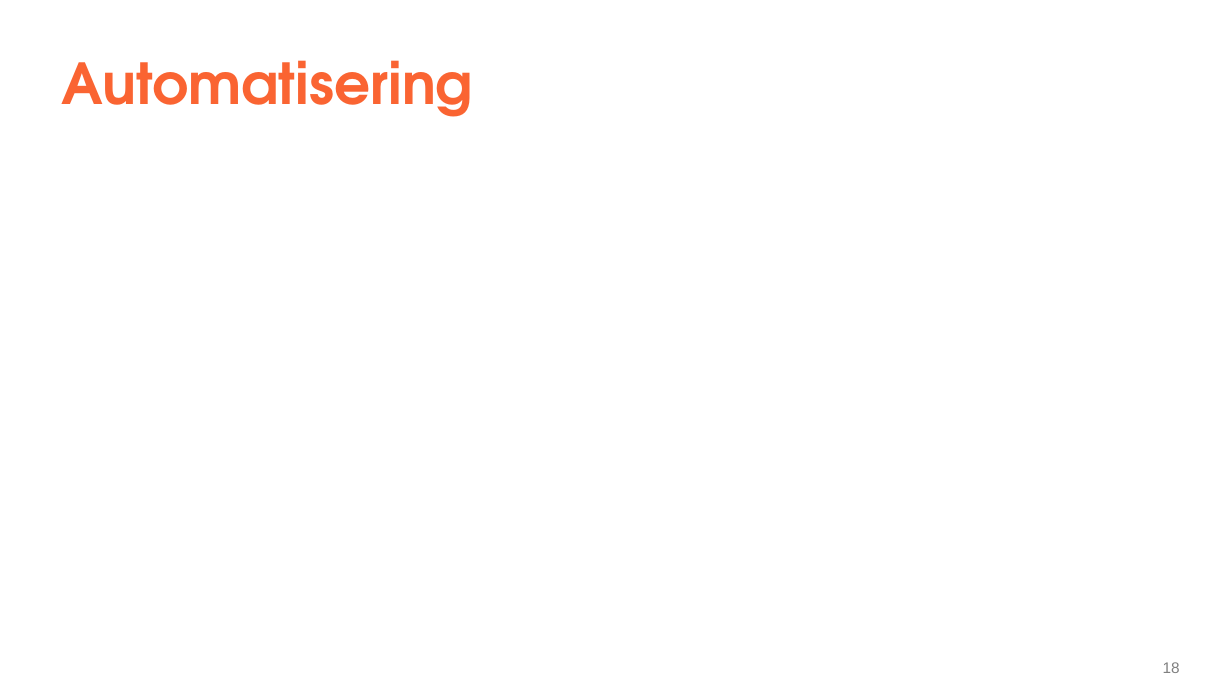
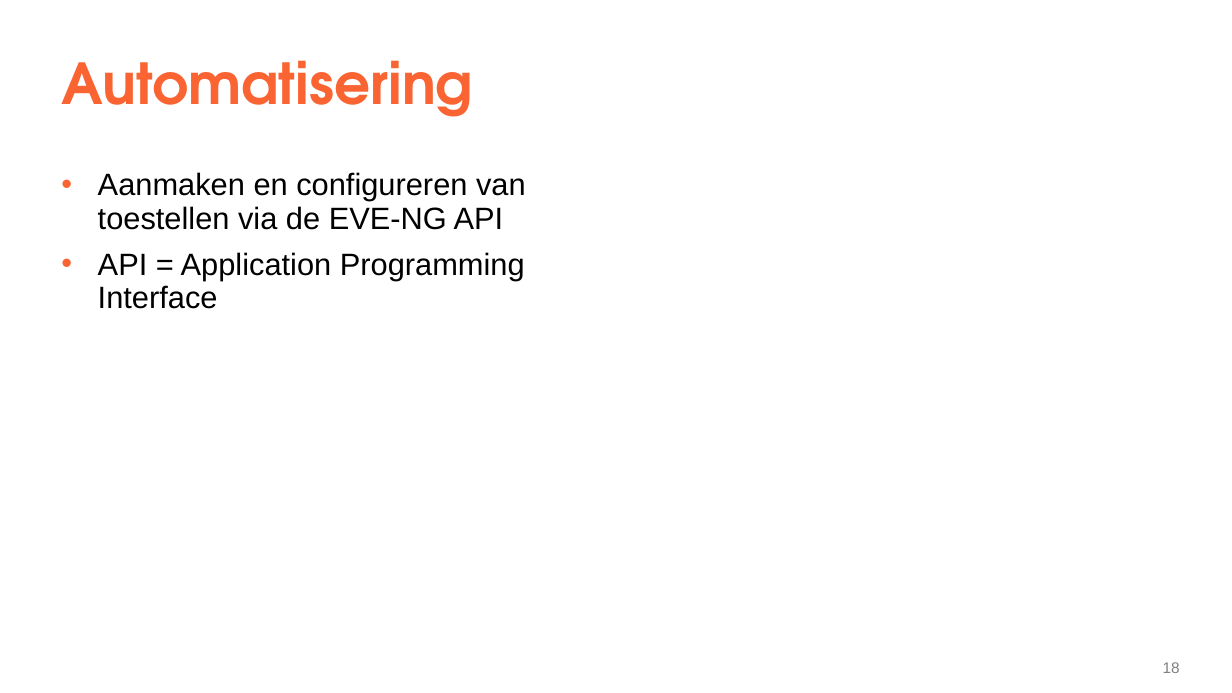
Before and after one commit to YenteLens/ylbachelorproef, a slide deck: slide 18 of Presentatie/eindpresentatie.pptx. Drawn at 1232x693 pixels with LibreOffice and Linux fonts; fonts in the diff are those of the drawing. Boxes give left, top, right and bottom in pixels: in the first picture for what was removed or moved away, otherwise in the second. Text is boxed around its words. In the diff, an @@ line names an element or a change of style, - is before the commit and + after.

Commit message:
more changes

```diff
--- a/Presentatie/eindpresentatie.pptx
+++ b/Presentatie/eindpresentatie.pptx
@@ text added at (98, 172, 526, 309), 24 pt, text #000000 @@
+  • Aanmaken en configureren van toestellen via de EVE-NG API
+  • API = Application Programming Interface
```
Also in this commit, not shown: 2 other slides changed.
